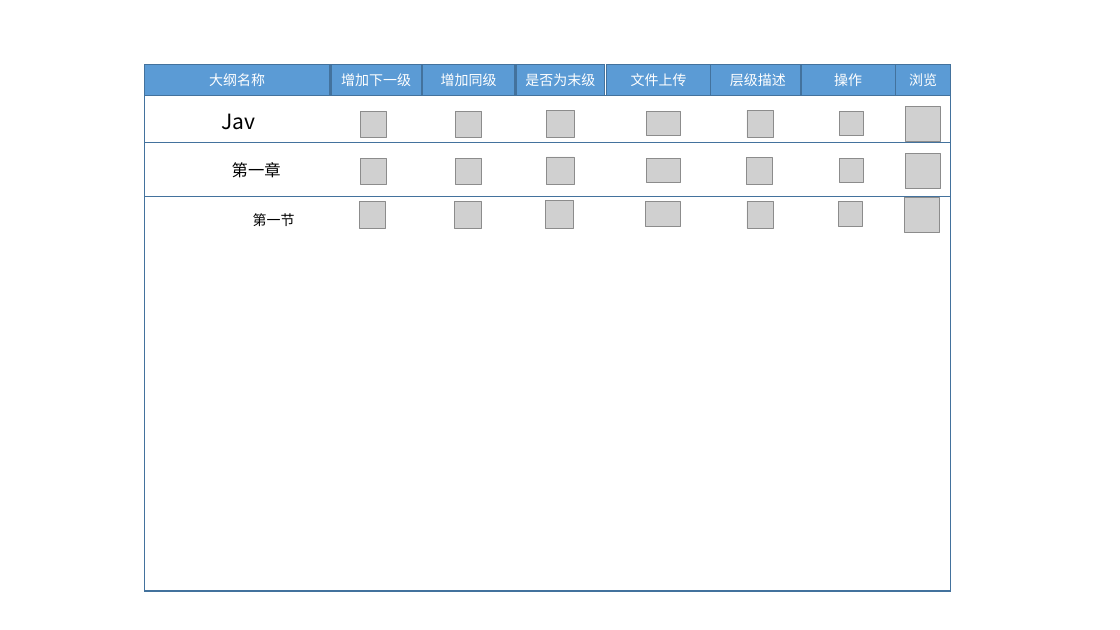
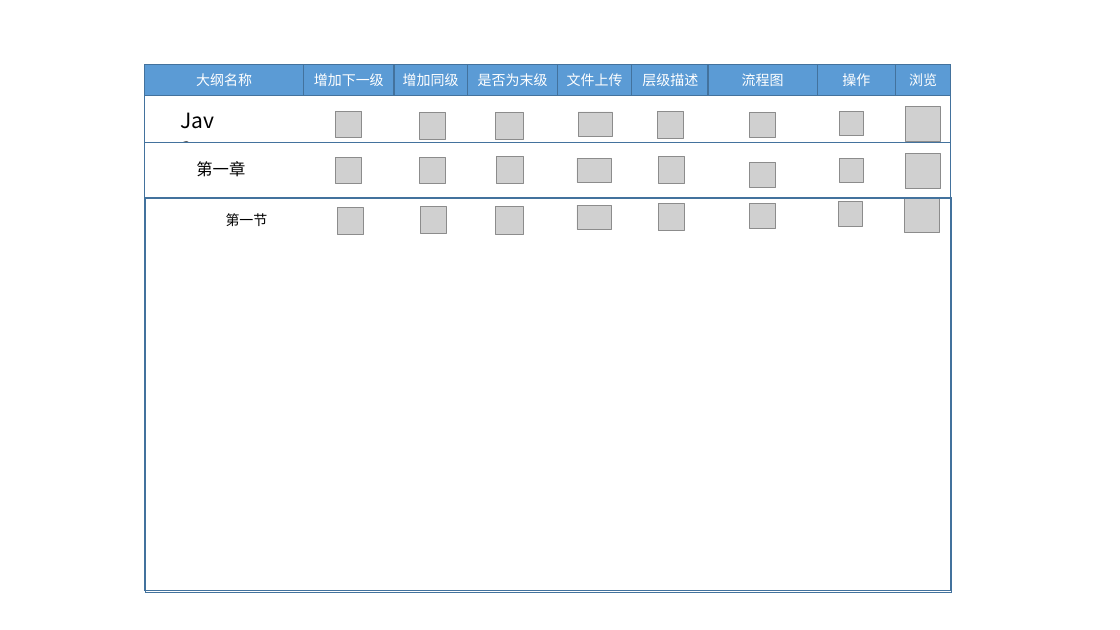
Before and after one commit to peiyanzhaodegithub/-, a slide deck: slide 5 of 原型1.0.pptx. Drawn at 1120x630 pixels with LibreOffice and Linux fonts; fonts in the diff are those of the drawing; grey boxes stand for pictures. Boxes give left, top, right and bottom in pixels: in the first picture for what was removed or moved away, otherwise in the second. Text is boxed around its words. In the diff, an @@ line names an element or a change of style, - is before the commit and + after.

Commit message:
原型

```diff
--- a/原型1.0.pptx
+++ b/原型1.0.pptx
@@ rectangle "大纲名称": place and size @@
-rectangle "大纲名称" at <box>145,65,329,96</box>
+rectangle "大纲名称" at <box>145,65,303,96</box>
@@ rectangle "增加同级": place and size @@
-rectangle "增加同级" at <box>423,65,514,96</box>
+rectangle "增加同级" at <box>394,65,468,96</box>
@@ rectangle "是否为末级": place and size @@
-rectangle "是否为末级" at <box>516,65,605,96</box>
+rectangle "是否为末级" at <box>468,65,558,96</box>
@@ rectangle "文件上传": place and size @@
-rectangle "文件上传" at <box>607,65,711,96</box>
+rectangle "文件上传" at <box>558,65,632,96</box>
@@ rectangle "层级描述": place and size @@
-rectangle "层级描述" at <box>711,65,805,96</box>
+rectangle "层级描述" at <box>632,65,710,96</box>
@@ rectangle added at <box>708,65,818,96</box>, fill #5B9BD5, outline #43739E 1 pt, 12 pt, text #FFFFFF @@
+流程图
@@ rectangle "操作": place and size @@
-rectangle "操作" at <box>802,65,896,96</box>
+rectangle "操作" at <box>818,65,896,96</box>
@@ text "Java": place and size @@
-text "Java" at <box>213,104,269,138</box>
+text "Java" at <box>172,103,228,137</box>
@@ picture added at <box>496,113,523,140</box> @@
@@ picture removed at <box>547,110,575,138</box> @@
@@ picture: place and size @@
-picture at <box>647,111,681,135</box>
+picture at <box>578,112,613,136</box>
@@ picture: place and size @@
-picture at <box>747,110,773,137</box>
+picture at <box>658,111,684,138</box>
@@ picture added at <box>749,113,776,138</box> @@
@@ 2 pictures, 1 text: place and size @@
-2 pictures, 1 text at <box>232,111,481,184</box>
+2 pictures, 1 text at <box>196,113,445,183</box>
@@ picture added at <box>497,156,524,184</box> @@
@@ picture removed at <box>547,157,575,185</box> @@
@@ picture: place and size @@
-picture at <box>647,158,681,182</box>
+picture at <box>577,158,612,182</box>
@@ picture: place and size @@
-picture at <box>746,157,772,184</box>
+picture at <box>659,156,685,183</box>
@@ picture added at <box>749,162,776,187</box> @@
@@ 2 pictures, 1 rectangle, 1 text: place and size @@
-2 pictures, 1 rectangle, 1 text at <box>253,65,421,226</box>
+2 pictures, 1 rectangle, 1 text at <box>226,65,394,226</box>
@@ picture: place and size @@
-picture at <box>360,202,386,228</box>
+picture at <box>337,208,363,234</box>
@@ picture: place and size @@
-picture at <box>455,202,481,228</box>
+picture at <box>420,207,446,233</box>
@@ picture added at <box>496,207,523,234</box> @@
@@ picture removed at <box>546,201,574,229</box> @@
@@ picture: place and size @@
-picture at <box>646,202,681,226</box>
+picture at <box>577,205,612,229</box>
@@ picture: place and size @@
-picture at <box>747,202,773,229</box>
+picture at <box>658,204,684,231</box>
@@ picture added at <box>749,203,776,229</box> @@
```
